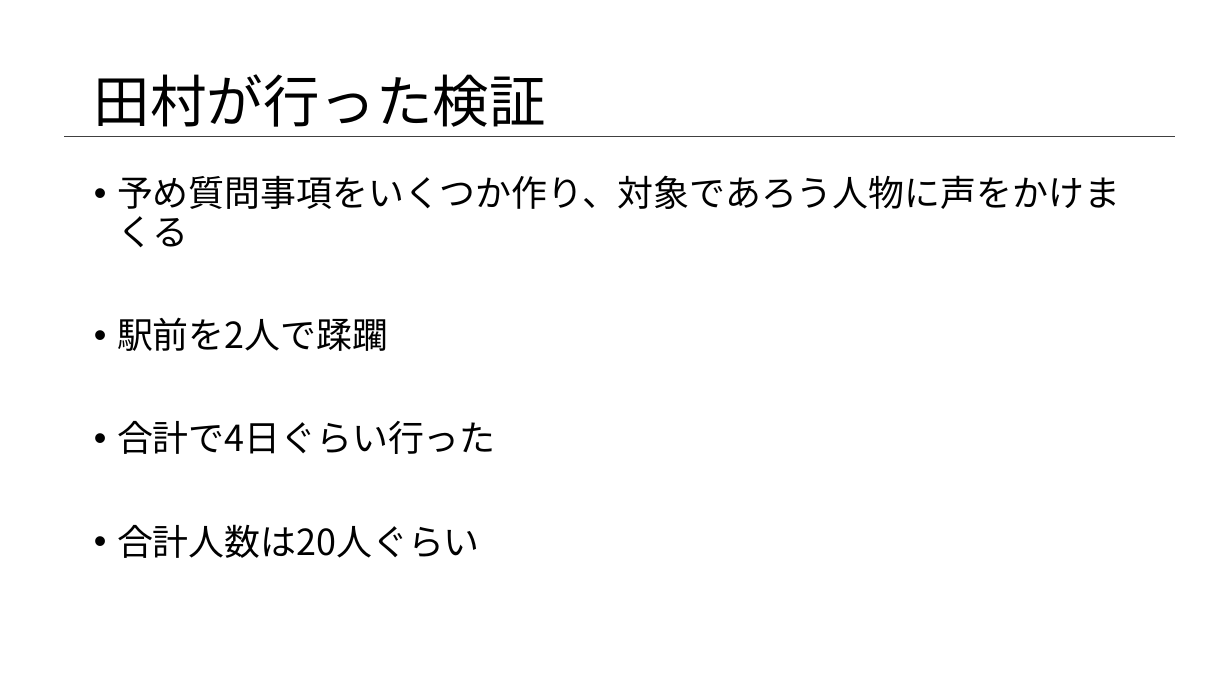
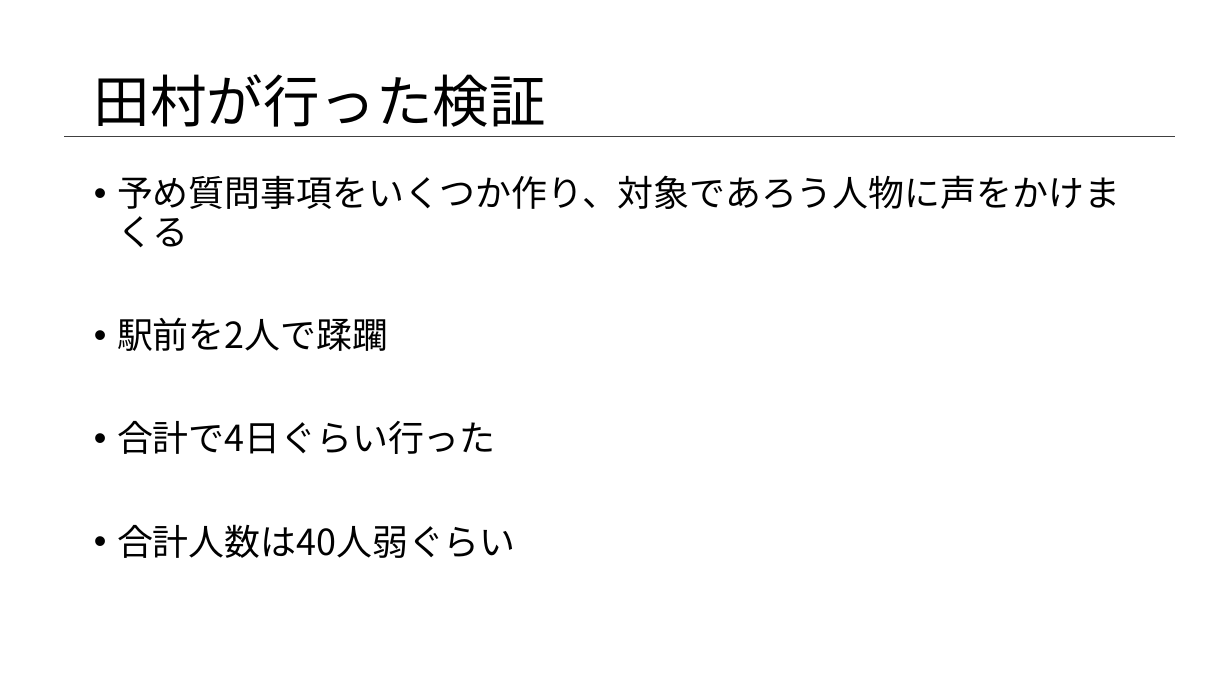
Before and after one commit to TamuEx/business, a slide deck: slide 12 of business_document/仮説検証/仮説検証.pptx. Drawn at 1232x693 pixels with LibreOffice and Linux fonts; fonts in the diff are those of the drawing. Boxes give left, top, right and bottom in pixels: in the first picture for what was removed or moved away, otherwise in the second. Text is boxed around its words. In the diff, an @@ line names an element or a change of style, - is before the commit and + after.

```diff
--- a/business_document/仮説検証/仮説検証.pptx
+++ b/business_document/仮説検証/仮説検証.pptx
@@ text at bbox=[117, 524, 516, 558]: text changed @@
-• 合計人数は20人ぐらい
+• 合計人数は40人弱ぐらい
```
Also in this commit, not shown: 1 other slide changed.
